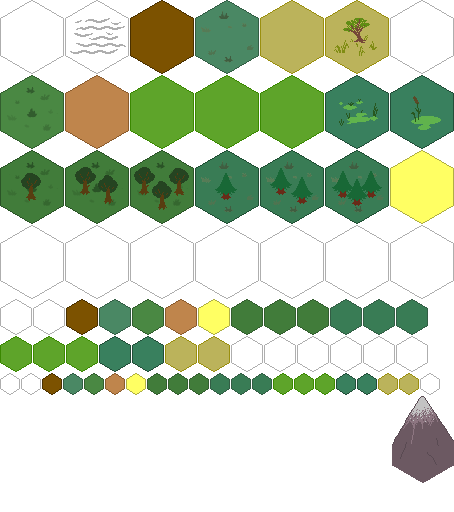
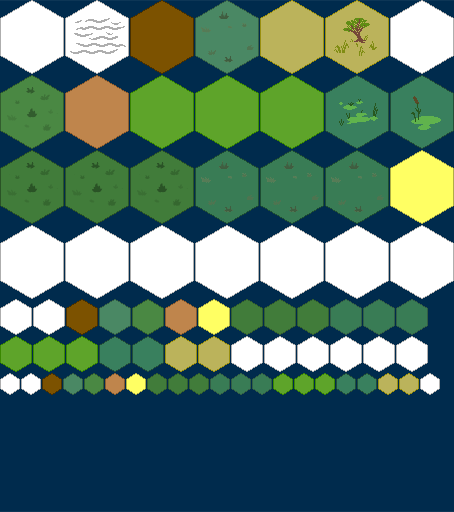
Revision of a layered 454x512 image; what changed, layer by layer:
removed layer "Mountain" over [392,396,454,483]
removed layer "pine" over [215,168,382,206]
removed layer "tree" over [21,167,189,210]
showed "Layer", painted on it over [0,0,454,512]
